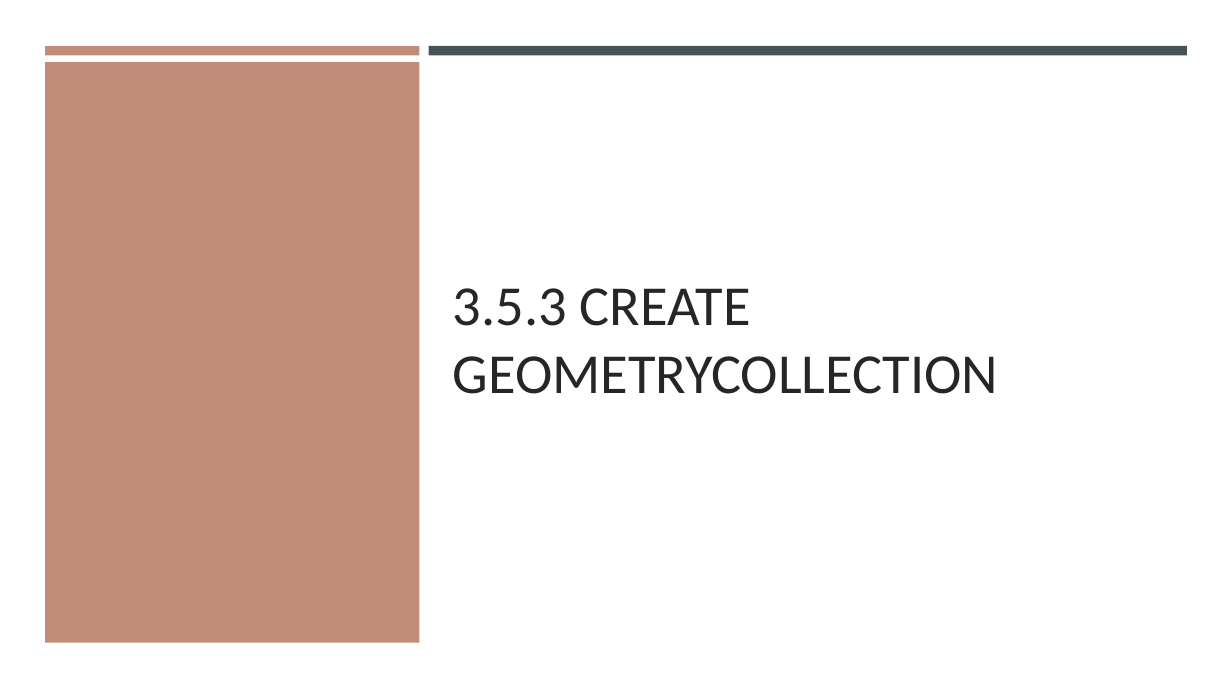
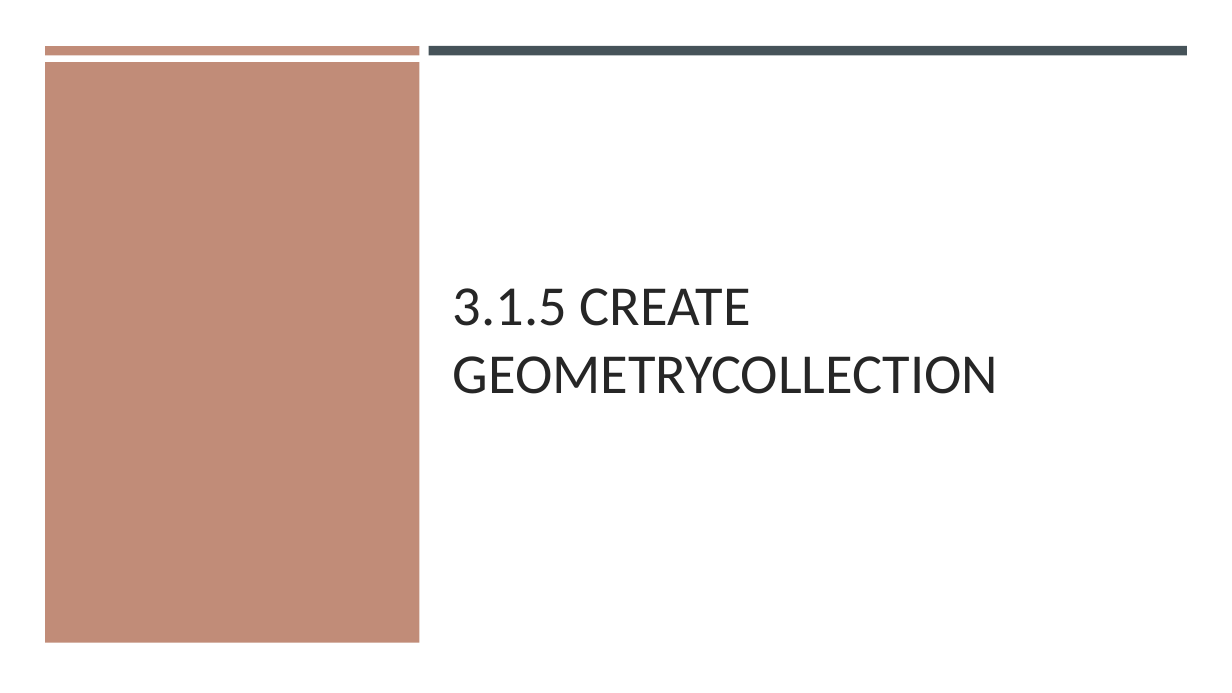
Before and after one commit to gisynw/ssj-376, a slide deck: slide 31 of docs/Lectures/Week03/Week03_SpatialData.pptx (slide 41 before the commit). Drawn at 1232x693 pixels with LibreOffice and Linux fonts; fonts in the diff are those of the drawing. Boxes give left, top, right and bottom in pixels: in the first picture for what was removed or moved away, otherwise in the second. Text is boxed around its words. In the diff, an @@ line names an element or a change of style, - is before the commit and + after.

```diff
--- a/docs/Lectures/Week03/Week03_SpatialData.pptx
+++ b/docs/Lectures/Week03/Week03_SpatialData.pptx
@@ title at [453, 288, 999, 394]: text changed @@
-3.5.3 CREATE GEOMETRYCOLLECTION
+3.1.5 CREATE GEOMETRYCOLLECTION
```
Also in this commit, not shown: 14 other slides changed, 4 slides added, 5 slides removed, 4 other files.
